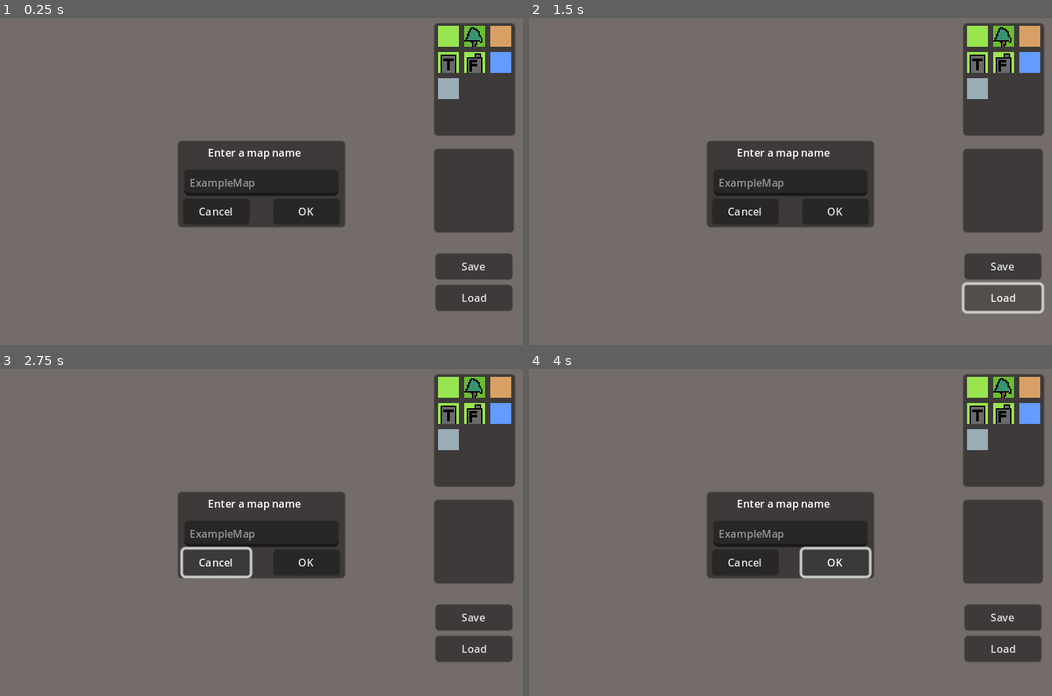
Above: before the commit, frames 1-4 (two rows, left to right).
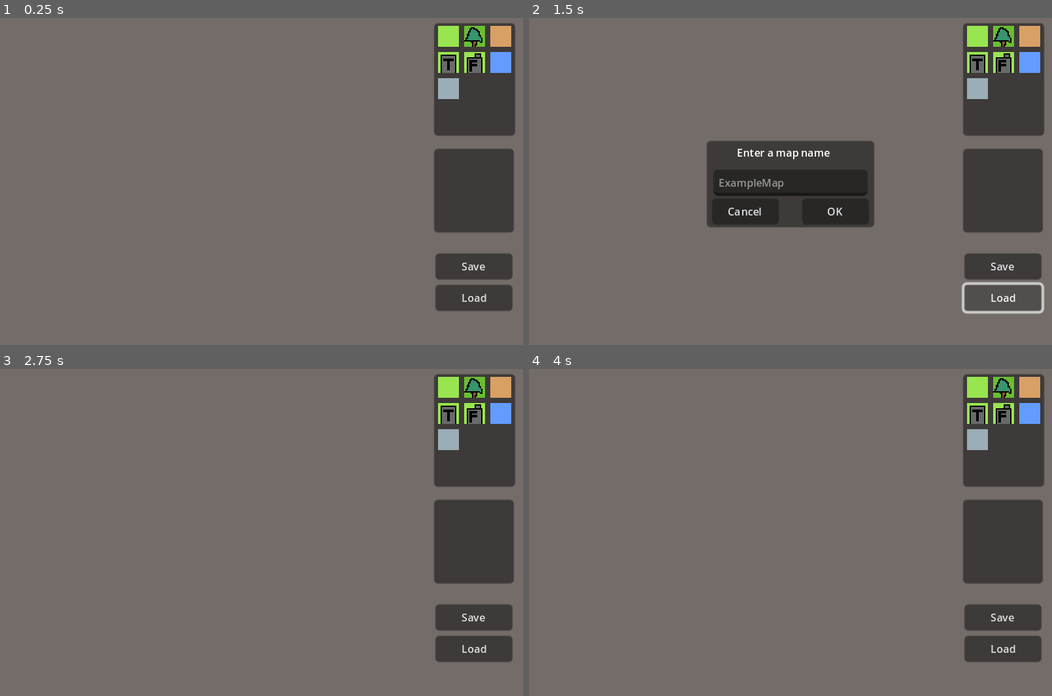
Above: after the commit, the same moments.

Repository: codingvessel/MapEditorAdvanceWarsStyle
Game: Godot game, scene res://main.tscn
Two runs of this game, one before a commit and one after it. Both use one fixed random seed, a clock stepped at 60 frames per second and the inputs below.
Inputs (mouse positions are in pixels of both pictures, inside the frame that each line leads up to):
- Up to frame 1 (0.25 s): no input
- Up to frame 2 (1.5 s): click "Save" at 0.5 s; click "Load" at 1.25 s
- Up to frame 3 (2.75 s): click "Cancel" at 2 s
- Up to frame 4 (4 s): click (837, 561) at 2.75 s, where only the run before the commit has a clickable "OK"; click (837, 561) at 3.5 s, where only the run before the commit has a clickable "OK"

The runs differ from the first frame. In frame 1, 8.4% of the frame differs, in the area x 34-66%, y 37-64%; in frame 2, nothing differs; in frame 3, 8.3%; in frame 4, 8.3%.

Commit message:
SaveDialog improved

Diff:
--- /dev/null
+++ b/NotificationDialog.gd
@@ -0,0 +1,4 @@
+extends Panel
+
+func _on_ok_button_down():
+	self.visible = false
--- a/Save.gd
+++ b/Save.gd
@@ -1,4 +1,13 @@
 extends Button
+
+@onready
+var save_dialog = $SaveDialog
+
+@onready
+var notification_dialog = $NotificationDialog
+
+@onready
+var notification_dialog_label = $NotificationDialog/Label
 
 @onready
 var level = get_node("/root/Main/Level")
@@ -6,9 +15,31 @@
 @onready
 var tile_map : TileMap = level.get_node("TileMap")
 
+@onready
+var line_edit = $SaveDialog/LineEdit
+
+var file_name := "my_level"
 
 func _on_button_down():
+	save_dialog.visible = true
+
+func _on_line_edit_text_changed(new_text):
+	file_name = new_text
+
+func _on_ok_button_down():
+	save_map()
+	save_dialog.visible = false
+	notification_dialog_label.text = "Saved the Map \n under the name: \n" + file_name
+	notification_dialog.visible = true
+
+func save_map():
+	var format_path = "res://{my_saved_scene}.tscn"
+	var actual_path = format_path.format({"my_saved_scene": file_name})
+
 	tile_map.owner = level
 	var packed_scene = PackedScene.new()
 	packed_scene.pack(level)
-	ResourceSaver.save(packed_scene, "res://my_saved_scene.tscn", 0)
+	ResourceSaver.save(packed_scene, actual_path, 0)
+
+func _on_cancel_button_down():
+	save_dialog.visible = false
--- a/main.tscn
+++ b/main.tscn
@@ -15,6 +15,7 @@
 [ext_resource type="Texture2D" uid="uid://ds7ichsbpfo5a" path="res://Assets/square.png" id="13_3q6eb"]
 [ext_resource type="Script" path="res://TileInfoLabel.gd" id="13_vmf8s"]
 [ext_resource type="Script" path="res://Save.gd" id="14_oqemf"]
+[ext_resource type="Script" path="res://NotificationDialog.gd" id="15_fe6c5"]
 
 [sub_resource type="TileSetAtlasSource" id="TileSetAtlasSource_nr5ic"]
 texture = ExtResource("1_7yrix")
@@ -202,21 +203,15 @@
 text = "Save"
 script = ExtResource("14_oqemf")
 
-[node name="Load" type="Button" parent="CanvasLayer/VBoxContainer"]
-layout_mode = 2
-offset_top = 24.0
-offset_right = 59.0
-offset_bottom = 44.0
-theme_override_font_sizes/font_size = 8
-text = "Load"
-
-[node name="SaveDialog" type="Panel" parent="CanvasLayer"]
-offset_left = 136.0
-offset_top = 94.0
-offset_right = 264.0
-offset_bottom = 160.0
-
-[node name="Label" type="Label" parent="CanvasLayer/SaveDialog"]
+[node name="SaveDialog" type="Panel" parent="CanvasLayer/VBoxContainer/Save"]
+visible = false
+layout_mode = 0
+offset_left = -197.0
+offset_top = -86.0
+offset_right = -69.0
+offset_bottom = -20.0
+
+[node name="Label" type="Label" parent="CanvasLayer/VBoxContainer/Save/SaveDialog"]
 layout_mode = 0
 offset_left = 23.0
 offset_top = 3.0
@@ -225,7 +220,7 @@
 theme_override_font_sizes/font_size = 8
 text = "Enter a map name"
 
-[node name="LineEdit" type="LineEdit" parent="CanvasLayer/SaveDialog"]
+[node name="LineEdit" type="LineEdit" parent="CanvasLayer/VBoxContainer/Save/SaveDialog"]
 layout_mode = 0
 offset_left = 5.0
 offset_top = 22.0
@@ -234,7 +229,7 @@
 theme_override_font_sizes/font_size = 8
 placeholder_text = "ExampleMap"
 
-[node name="OK" type="Button" parent="CanvasLayer/SaveDialog"]
+[node name="OK" type="Button" parent="CanvasLayer/VBoxContainer/Save/SaveDialog"]
 layout_mode = 0
 offset_left = 73.0
 offset_top = 44.0
@@ -244,7 +239,7 @@
 text = "OK
 "
 
-[node name="Cancel" type="Button" parent="CanvasLayer/SaveDialog"]
+[node name="Cancel" type="Button" parent="CanvasLayer/VBoxContainer/Save/SaveDialog"]
 layout_mode = 1
 offset_left = 4.0
 offset_top = 44.0
@@ -252,6 +247,42 @@
 offset_bottom = 64.0
 theme_override_font_sizes/font_size = 8
 text = "Cancel"
+
+[node name="NotificationDialog" type="Panel" parent="CanvasLayer/VBoxContainer/Save"]
+visible = false
+layout_mode = 0
+offset_left = -197.0
+offset_top = -86.0
+offset_right = -69.0
+offset_bottom = 17.0
+script = ExtResource("15_fe6c5")
+
+[node name="OK" type="Button" parent="CanvasLayer/VBoxContainer/Save/NotificationDialog"]
+layout_mode = 0
+offset_left = 2.0
+offset_top = 76.0
+offset_right = 126.0
+offset_bottom = 100.0
+theme_override_font_sizes/font_size = 11
+text = "OK!"
+
+[node name="Label" type="Label" parent="CanvasLayer/VBoxContainer/Save/NotificationDialog"]
+layout_mode = 0
+offset_right = 129.0
+offset_bottom = 66.0
+theme_override_font_sizes/font_size = 11
+text = "Saved the Map
+under the name:
+"
+horizontal_alignment = 1
+
+[node name="Load" type="Button" parent="CanvasLayer/VBoxContainer"]
+layout_mode = 2
+offset_top = 24.0
+offset_right = 59.0
+offset_bottom = 44.0
+theme_override_font_sizes/font_size = 8
+text = "Load"
 
 [node name="Background" type="Sprite2D" parent="."]
 modulate = Color(0.258824, 0.231373, 0.25098, 0.635294)
@@ -264,3 +295,7 @@
 [connection signal="mouse_entered" from="CanvasLayer/Panel/GridContainer" to="CanvasLayer/Panel/GridContainer" method="_on_mouse_entered"]
 [connection signal="mouse_exited" from="CanvasLayer/Panel/GridContainer" to="CanvasLayer/Panel/GridContainer" method="_on_mouse_exited"]
 [connection signal="button_down" from="CanvasLayer/VBoxContainer/Save" to="CanvasLayer/VBoxContainer/Save" method="_on_button_down"]
+[connection signal="text_changed" from="CanvasLayer/VBoxContainer/Save/SaveDialog/LineEdit" to="CanvasLayer/VBoxContainer/Save" method="_on_line_edit_text_changed"]
+[connection signal="button_down" from="CanvasLayer/VBoxContainer/Save/SaveDialog/OK" to="CanvasLayer/VBoxContainer/Save" method="_on_ok_button_down"]
+[connection signal="button_down" from="CanvasLayer/VBoxContainer/Save/SaveDialog/Cancel" to="CanvasLayer/VBoxContainer/Save" method="_on_cancel_button_down"]
+[connection signal="button_down" from="CanvasLayer/VBoxContainer/Save/NotificationDialog/OK" to="CanvasLayer/VBoxContainer/Save/NotificationDialog" method="_on_ok_button_down"]
--- a/my_saved_scene.tscn
+++ /dev/null
@@ -1,40 +0,0 @@
-[gd_scene load_steps=4 format=3 uid="uid://do51rsh8ana4k"]
-
-[ext_resource type="Texture2D" uid="uid://dv5eliof626hf" path="res://Assets/PH_Spritesheet.png" id="1_6jn1x"]
-
-[sub_resource type="TileSetAtlasSource" id="TileSetAtlasSource_nr5ic"]
-texture = ExtResource("1_6jn1x")
-0:0/0 = 0
-0:0/0/custom_data_0 = "GRASS"
-0:0/0/custom_data_1 = 1
-1:0/0 = 0
-1:0/0/custom_data_0 = "FOREST"
-1:0/0/custom_data_1 = 3
-2:0/0 = 0
-2:0/0/custom_data_0 = "HILLS"
-2:0/0/custom_data_1 = 4
-3:0/0 = 0
-3:0/0/custom_data_0 = "TOWN"
-3:0/0/custom_data_1 = 4
-4:0/0 = 0
-4:0/0/custom_data_0 = "FACTORY"
-4:0/0/custom_data_1 = 4
-5:0/0 = 0
-5:0/0/custom_data_0 = "WATER"
-5:0/0/custom_data_1 = 1
-6:0/0 = 0
-6:0/0/custom_data_0 = "STREET"
-
-[sub_resource type="TileSet" id="TileSet_db1bt"]
-custom_data_layer_0/name = "TileType"
-custom_data_layer_0/type = 4
-custom_data_layer_1/name = "Cover"
-custom_data_layer_1/type = 2
-sources/0 = SubResource("TileSetAtlasSource_nr5ic")
-
-[node name="Level" type="Node2D"]
-
-[node name="TileMap" type="TileMap" parent="."]
-tile_set = SubResource("TileSet_db1bt")
-format = 2
-layer_0/tile_data = PackedInt32Array(262151, 0, 0, 327688, 0, 0, 327689, 0, 0, 327690, 0, 0, 327691, 0, 0, 327693, 0, 0, 327694, 0, 0, 327695, 0, 0, 327687, 0, 0, 393220, 0, 0, 393221, 0, 0, 393222, 0, 0, 393223, 0, 0, 393224, 0, 0, 327692, 0, 0, 327696, 0, 0, 393233, 0, 0, 458768, 0, 0, 458766, 0, 0, 524301, 0, 0, 524299, 0, 0, 458761, 0, 0, 458760, 0, 0, 458759, 0, 0, 393225, 0, 0, 786444, 0, 0, 917520, 0, 0, 917514, 0, 0, 917522, 0, 0, 917515, 0, 0, 1376273, 0, 0, 1376278, 0, 0, 1376271, 0, 0, 1376280, 0, 0, 1376281, 0, 0)
Not shown: 1 places in main.tscn that only renumber resources
